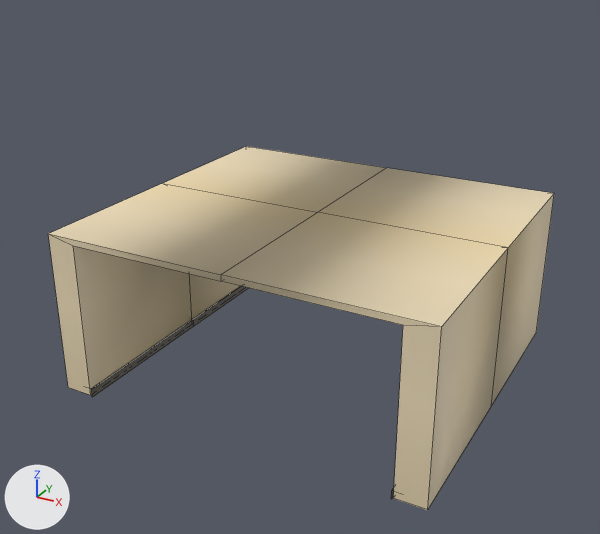
Before and after pictures for a commit that changed the FBX model Assets/Models/Walls.fbx.
Before and after are seen from a 50 mm camera at (20.9, -40.1, 21.4) aimed at (-0.4, -1.4, 2.0). Every picture has the same lights, and +X, +Y and +Z are marked at lower left. Mesh edges are drawn as thin lines. Where no turn or scale is listed for an object, it has been applied to the vertices.

Objects in the first picture: 'Walls'.
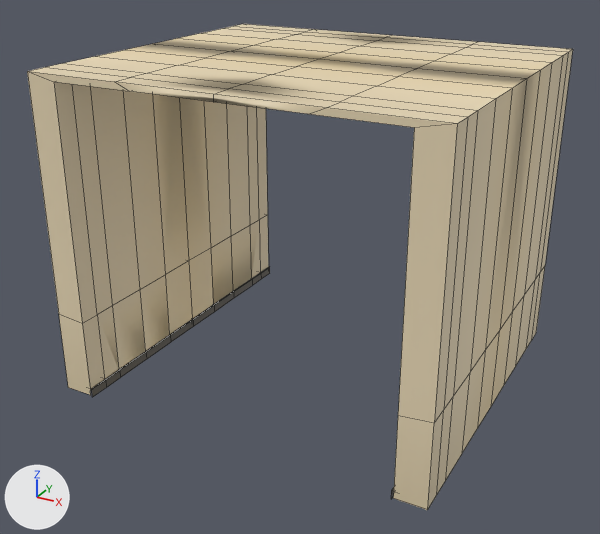
What differs and where, as boxes (x1, y1, x2, y2) in the pictures (600 x 534 px):
```json
{"object": "Walls", "change": "reshaped", "before": [48, 146, 554, 510], "after": [27, 24, 573, 510], "on screen": "8% wider, 33% taller"}
```

The change, as JSON lines over the scene's bpy script:
```json
{"block": "me_cube_006", "where": "# used by ob_walls; location = (0.0, 0.0, 0.0)"}
{"op": "remove", "block": "me_cube_006", "code": "me_cube_006.from_pydata(...)  # 48 vertices, 38 faces; spans x -11.1..11.1, y -10.0..10.0, z -4.8..5.0"}
{"op": "add", "block": "me_cube_006", "code": "me_cube_006.from_pydata(...)  # 306 vertices, 234 faces; spans x -11.1..11.1, y -10.0..10.0, z -4.8..13.7"}
{"block": "me_cube_006", "change": "me_cube_006 part 1"}
{"block": "me_cube_006", "change": "16 vertices are removed from x -9.9..9.9, y -10.0..10.0, z -4.2..5.0"}
{"block": "me_cube_006", "change": "38 faces are deleted"}
{"block": "me_cube_006", "change": "6 vertices in x -11.1..11.1, y -10.0..10.0, z 5.0 move by (0.0, 0.0, -4.8)"}
{"block": "me_cube_006", "change": "54 vertices are added at x -9.7..9.7, y -10.0..10.0, z -4.4..-4.2"}
{"block": "me_cube_006", "change": "8 new vertices lie (0.0, 2.5, 0.0) away from vertices in x -11.1..11.1, y 0.0, z -4.8..5.0"}
{"block": "me_cube_006", "change": "8 new vertices lie (0.0, 0.0, 13.5) away from vertices in x -11.1..11.1, y -10.0..10.0, z 0.2..5.0"}
{"block": "me_cube_006", "change": "10 new vertices lie (0.0, 2.5, 0.0) away from vertices in x -11.1..11.1, y 2.5, z -4.8..13.7"}
{"block": "me_cube_006", "change": "10 new vertices lie (0.0, 2.5, 0.0) away from vertices in x -11.1..11.1, y 5.0, z -4.8..13.7"}
{"block": "me_cube_006", "change": "14 new vertices lie (0.0, 1.2, 0.0) away from vertices in x -11.1..11.1, y -10.0..7.5, z -4.8..13.7"}
{"block": "me_cube_006", "change": "16 new vertices lie (0.0, 1.3, 0.0) away from vertices in x -11.1..11.1, y -8.8..7.5, z -4.8..13.7"}
{"block": "me_cube_006", "change": "10 new vertices lie (0.0, 2.5, 0.0) away from vertices in x -11.1..11.1, y -7.5, z -4.8..13.7"}
{"block": "me_cube_006", "change": "10 new vertices lie (-5.5, 0.0, 0.0) away from vertices in x 11.1, y -10.0..10.0, z 13.7"}
{"block": "me_cube_006", "change": "11 new vertices lie (0.0, -2.5, 0.0) away from vertices in x -11.1..11.1, y 0.0, z -4.8..13.7"}
{"block": "me_cube_006", "change": "11 new vertices lie (-5.6, 0.0, 0.0) away from vertices in x 5.6, y -10.0..10.0, z 13.7"}
{"block": "me_cube_006", "change": "11 new vertices lie (0.0, 0.0, -0.4) away from vertices in x 0.0, y -10.0..10.0, z 13.7"}
{"block": "me_cube_006", "change": "11 new vertices lie (4.7, 0.0, 0.0) away from vertices in x 0.0, y -10.0..10.0, z 13.3"}
{"block": "me_cube_006", "change": "11 new vertices lie (4.7, 0.0, 0.0) away from vertices in x 4.7, y -10.0..10.0, z 13.3"}
{"block": "me_cube_006", "change": "11 new vertices lie (0.0, 0.0, -13.3) away from vertices in x 9.4, y -10.0..10.0, z 13.3"}
{"block": "me_cube_006", "change": "11 new vertices lie (5.5, 0.0, 0.0) away from vertices in x -11.1, y -10.0..10.0, z 13.7"}
{"block": "me_cube_006", "change": "11 new vertices lie (-4.7, 0.0, 0.0) away from vertices in x 0.0, y -10.0..10.0, z 13.3"}
{"block": "me_cube_006", "change": "11 new vertices lie (-4.7, 0.0, 0.0) away from vertices in x -4.7, y -10.0..10.0, z 13.3"}
{"block": "me_cube_006", "change": "11 new vertices lie (0.0, 0.0, -13.3) away from vertices in x -9.4, y -10.0..10.0, z 13.3"}
{"block": "me_cube_006", "change": "18 new vertices lie (0.0, 0.0, -4.2) away from vertices in x -9.4..9.4, y -10.0..10.0, z 0.0"}
{"block": "me_cube_006", "change": "6 new vertices lie (0.0, -1.3, 0.0) away from vertices in x -9.7..9.7, y -7.5..10.0, z -4.4..-4.2"}
{"block": "me_cube_006", "change": "234 new faces join them"}
```
